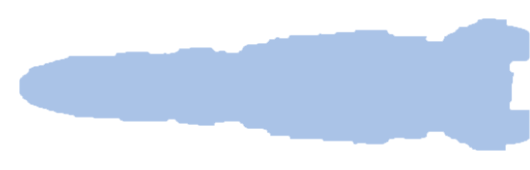
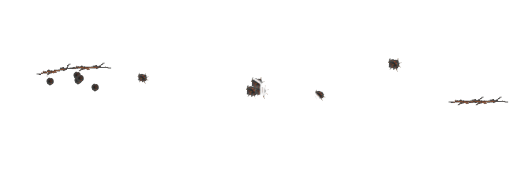
Two versions of the same layered image (530px x 170px). Layer-by-layer changes:
showed "Damage level 2", painted on it over [left=36, top=58, right=509, bottom=106]
hid "Shield" over [left=19, top=18, right=530, bottom=151]
